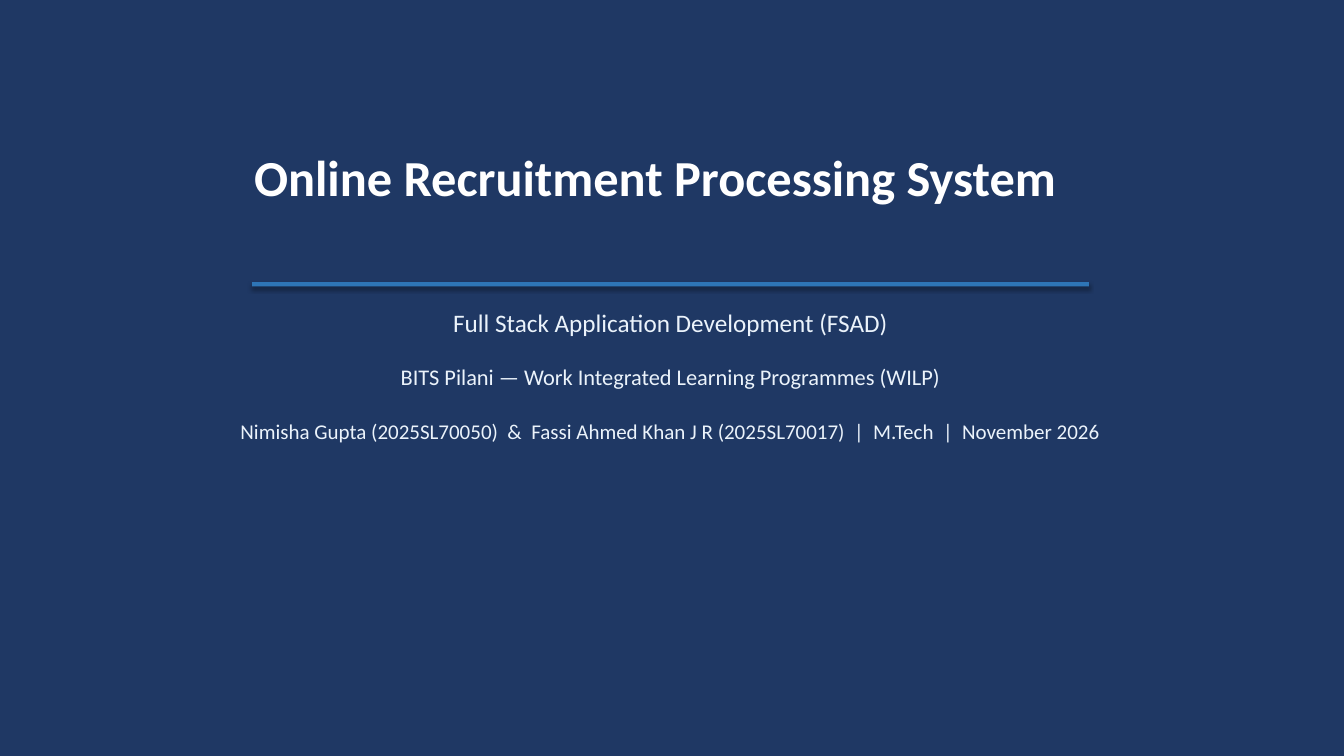
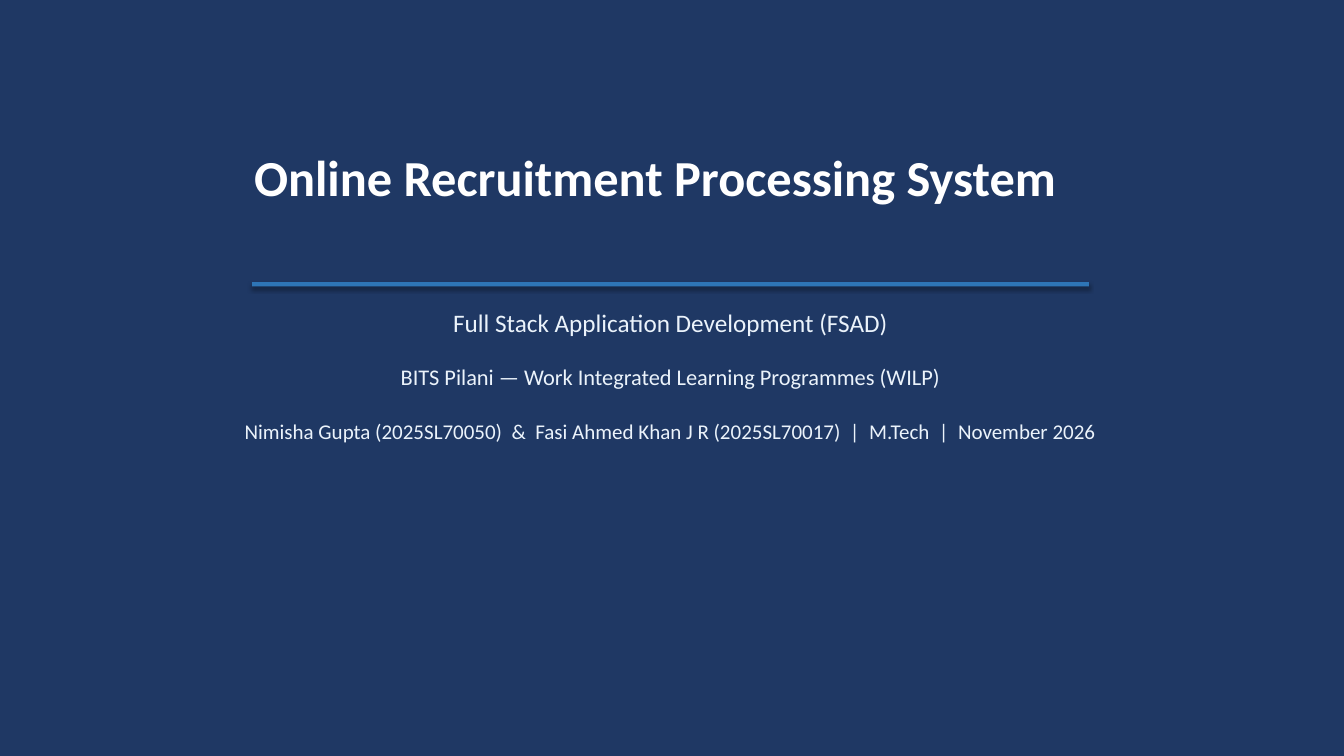
Before and after one commit to Nimisha-Gupta01/recruitment-processing-system, a slide deck: slide 1 of docs/Artifact6_Presentation.pptx. Drawn at 1344x756 pixels with LibreOffice and Linux fonts; fonts in the diff are those of the drawing. Boxes give left, top, right and bottom in pixels: in the first picture for what was removed or moved away, otherwise in the second. Text is boxed around its words. In the diff, an @@ line names an element or a change of style, - is before the commit and + after.

Commit message:
docs(artifacts): fix name Fassi → Fasi Ahmed Khan J R across all artifacts and PDFs

```diff
--- a/docs/Artifact6_Presentation.pptx
+++ b/docs/Artifact6_Presentation.pptx
@@ text at (245,424,1096,443): text changed @@
-Nimisha Gupta (2025SL70050) & Fassi Ahmed Khan J R (2025SL70017) | M.Tech | November 2026
+Nimisha Gupta (2025SL70050) & Fasi Ahmed Khan J R (2025SL70017) | M.Tech | November 2026
```
Also in this commit, not shown: 1 other slide changed, 10 other files.
